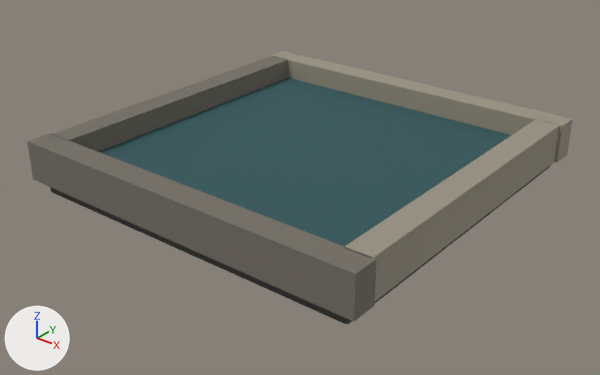
An edit to the glTF model public/assets/maps/detail-v1/models/holy_pool.glb, drawn before and after from the same camera.
Both versions are drawn from a 50 mm lens placed at (3.44, -4.41, 2.64), pointed at (0.01, -0.12, -0.01). The lights are fixed; the arrows at lower left show +X, +Y and +Z. The picture after the commit comes second. Vertices at exactly the same position are counted once.

The first picture shows 'holy_pool'.
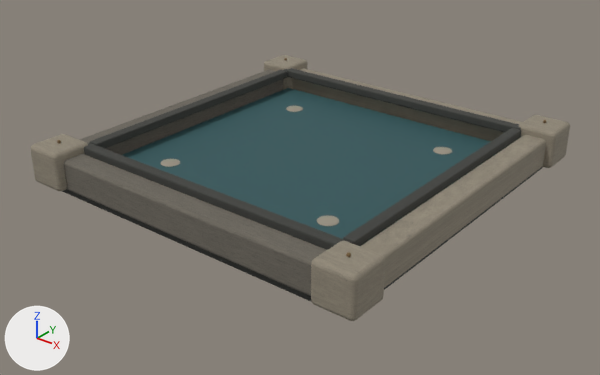
What differs and where, as boxes [x1, y1, x2, y2] in the pictures (600 x 375 px):
'holy_pool', surface changed, reshaped
    before: [27, 51, 573, 324]
    after: [31, 55, 570, 321]
part 1 of me_mesh_0, added
    after: [286, 106, 303, 112]
part 2 of me_mesh_0, added
    after: [433, 147, 452, 154]
part 3 of me_mesh_0, added
    after: [160, 159, 180, 167]
part 4 of me_mesh_0, added
    after: [317, 215, 339, 226]
part 5 of me_mesh_0, rebuilt
    before: [50, 165, 551, 324]
    after: [62, 167, 543, 302]
part 6 of me_mesh_0, rebuilt (7% narrower, 9% shorter)
    before: [99, 78, 512, 246]
    after: [123, 88, 506, 241]
part 7 of me_mesh_0, rebuilt
    before: [27, 133, 377, 322]
    after: [64, 154, 326, 296]
part 8 of me_mesh_0, rebuilt
    before: [53, 56, 288, 152]
    after: [80, 70, 283, 155]
part 9 of me_mesh_0, rebuilt
    before: [344, 120, 560, 301]
    after: [360, 135, 546, 288]
part 10 of me_mesh_0, rebuilt
    before: [270, 51, 573, 163]
    after: [292, 68, 522, 146]
part 11 of me_mesh_0, added
    after: [284, 68, 521, 132]
part 12 of me_mesh_0, added
    after: [84, 143, 349, 250]
part 13 of me_mesh_0, added
    after: [90, 70, 287, 149]
part 14 of me_mesh_0, added
    after: [343, 128, 521, 246]
part 15 of me_mesh_0, added
    after: [264, 55, 308, 90]
part 16 of me_mesh_0, added
    after: [519, 115, 570, 168]
part 17 of me_mesh_0, added
    after: [31, 134, 88, 191]
part 18 of me_mesh_0, added
    after: [311, 241, 385, 321]

The change, as a diff of the scene's bpy script:
```diff
--- a/public/assets/maps/detail-v1/models/holy_pool.glb.py
+++ b/public/assets/maps/detail-v1/models/holy_pool.glb.py
@@ mat_material_0 @@
 mat_material_0 = bpy.data.materials.new('Material_0')
-# nodes: BsdfPrincipled, OutputMaterial, TexImage
-# uses the picture img_map_detail_palette_v1
+# nodes: BsdfPrincipled, Mix, NormalMap, OutputMaterial, SeparateColor, TexImage x3, VertexColor
+# uses the picture img_map_detail_base_color
+# uses the picture img_map_detail_normal
+# uses the picture img_map_detail_orm
@@ me_mesh_0 @@
-me_mesh_0.from_pydata(...)  # 144 vertices, 264 faces; spans x -1.4..1.4, y -1.4..1.4, z 0.0..0.4
+me_mesh_0.from_pydata(...)  # 4624 vertices, 9160 faces; spans x -1.4..1.4, y -1.4..1.4, z 0.0..0.4
+# me_mesh_0 part 1: a new loose piece, a UV sphere (28 segments, 18 rings, poles along z) spanning x -0.781..-0.639, y 0.639..0.781, z 0.182..0.195, in mat_material_0
+# me_mesh_0 part 2: a new loose piece, a UV sphere (28 segments, 18 rings, poles along z) spanning x 0.639..0.781, y 0.639..0.781, z 0.182..0.195, in mat_material_0
+# me_mesh_0 part 3: a new loose piece, a UV sphere (28 segments, 18 rings, poles along z) spanning x -0.781..-0.639, y -0.781..-0.639, z 0.182..0.195, in mat_material_0
+# me_mesh_0 part 4: a new loose piece, a UV sphere (28 segments, 18 rings, poles along z) spanning x 0.639..0.781, y -0.781..-0.639, z 0.182..0.195, in mat_material_0
+# me_mesh_0 part 5: the loose piece of 56 vertices spanning x -1.32..1.32, y -1.34..1.34, z 0.0..0.11 is rebuilt with 152 vertices and now spans x -1.28..1.28, y -1.28..1.28, z 0.0..0.08
+# me_mesh_0 part 6: the loose piece of 56 vertices spanning x -1.19..1.19, y -1.21..1.21, z 0.19..0.24 is rebuilt with 152 vertices and now spans x -1.11..1.11, y -1.11..1.11, z 0.15..0.19
+# me_mesh_0 part 7: the loose piece of 8 vertices spanning x -1.4..1.4, y -1.4..-1.21, z 0.11..0.4 is rebuilt with 152 vertices and now spans x -1.36..1.36, y -1.34..-1.16, z 0.08..0.31
+# me_mesh_0 part 8: the loose piece of 8 vertices spanning x -1.38..-1.19, y -1.22..1.22, z 0.11..0.4 is rebuilt with 152 vertices and now spans x -1.34..-1.16, y -1.17..1.17, z 0.08..0.31
+# me_mesh_0 part 9: the loose piece of 8 vertices spanning x 1.19..1.38, y -1.22..1.22, z 0.11..0.4 is rebuilt with 152 vertices and now spans x 1.16..1.34, y -1.17..1.17, z 0.08..0.31
+# me_mesh_0 part 10: the loose piece of 8 vertices spanning x -1.4..1.4, y 1.21..1.4, z 0.11..0.4 is rebuilt with 152 vertices and now spans x -1.36..1.36, y 1.16..1.34, z 0.08..0.31
+# me_mesh_0 part 11: a new loose piece of 152 vertices spanning x -1.14..1.14, y 1.08..1.16, z 0.29..0.36, in mat_material_0
+# me_mesh_0 part 12: a new loose piece of 152 vertices spanning x -1.14..1.14, y -1.16..-1.08, z 0.29..0.36, in mat_material_0
+# me_mesh_0 part 13: a new loose piece of 152 vertices spanning x -1.16..-1.08, y -1.07..1.07, z 0.29..0.36, in mat_material_0
+# me_mesh_0 part 14: a new loose piece of 152 vertices spanning x 1.08..1.16, y -1.07..1.07, z 0.29..0.36, in mat_material_0
+# me_mesh_0 part 15: a new loose piece of 152 vertices spanning x -1.4..-1.1, y 1.1..1.4, z 0.08..0.38, in mat_material_0
+# me_mesh_0 part 16: a new loose piece of 152 vertices spanning x 1.1..1.4, y 1.1..1.4, z 0.08..0.38, in mat_material_0
+# me_mesh_0 part 17: a new loose piece of 152 vertices spanning x -1.4..-1.1, y -1.4..-1.1, z 0.08..0.38, in mat_material_0
+# me_mesh_0 part 18: a new loose piece of 152 vertices spanning x 1.1..1.4, y -1.4..-1.1, z 0.08..0.38, in mat_material_0
+# other edits to the shape of me_mesh_0 do not show in these pictures
 me_mesh_0.materials.append(mat_material_0)
```
